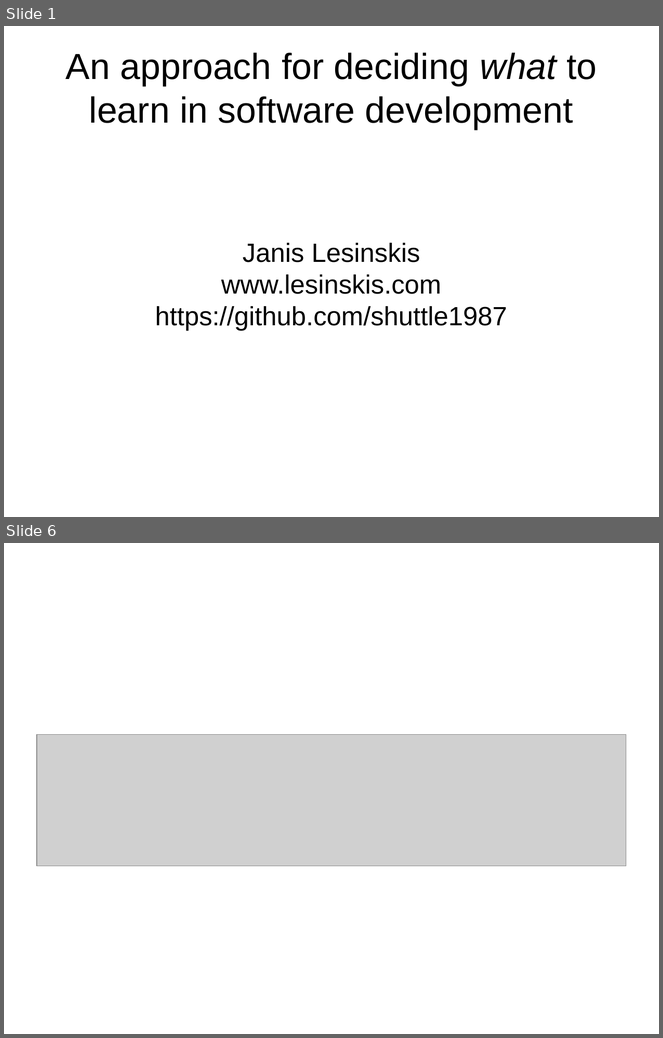
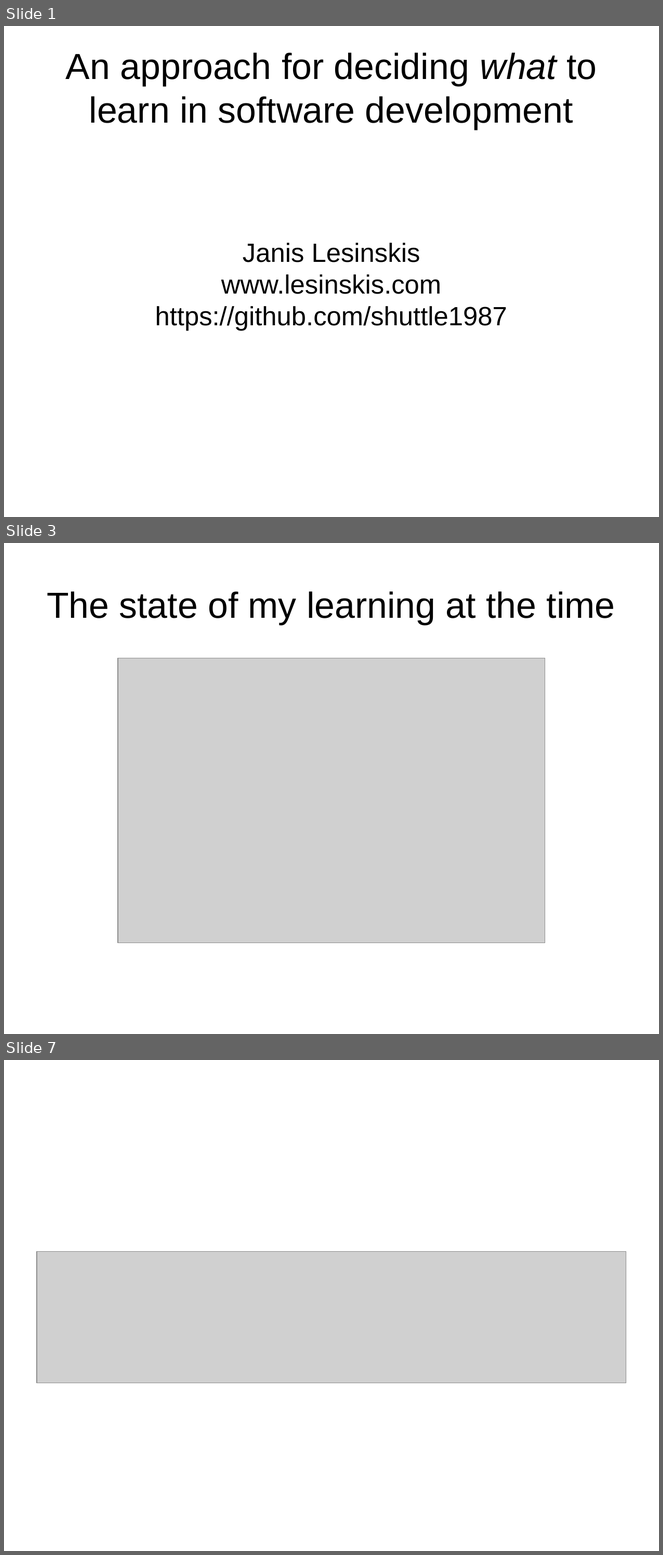
Before and after one commit to shuttle1987/CompCon2016, a slide deck: Slides.odp. Shown one above the other, each under a label of ours: slides 1 and 6 before the commit, slides 1, 3 and 7 after it; the slides between them are not shown. The pictures are 663x1038 and 663x1555 pixels, drawn with LibreOffice and Linux fonts; fonts in the diff are those of the drawing; grey boxes stand for pictures. Boxes give left, top, right and bottom in pixels: in the first picture for what was removed or moved away, otherwise in the second. Text is boxed around its words. In the diff, an @@ line names an element or a change of style, - is before the commit and + after.

```diff
--- a/Slides.odp
+++ b/Slides.odp
@@ slide 3 added at box(4, 543, 659, 1034), background #FFFFFF @@
@@ title added at box(47, 591, 616, 625), 44 pt, text #000000 @@
+The state of my learning at the time
@@ picture added at box(118, 658, 546, 942) @@
@@ what was slide 6 is now slide 7 @@
```
Also in this commit, not shown: 11 slides changed, 4 other slides added, 3 slides removed.
